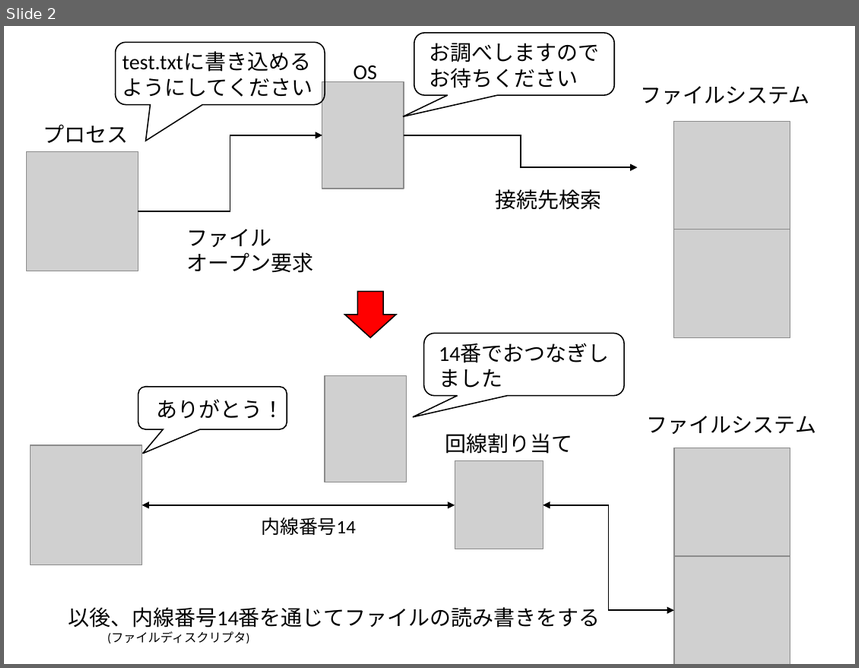
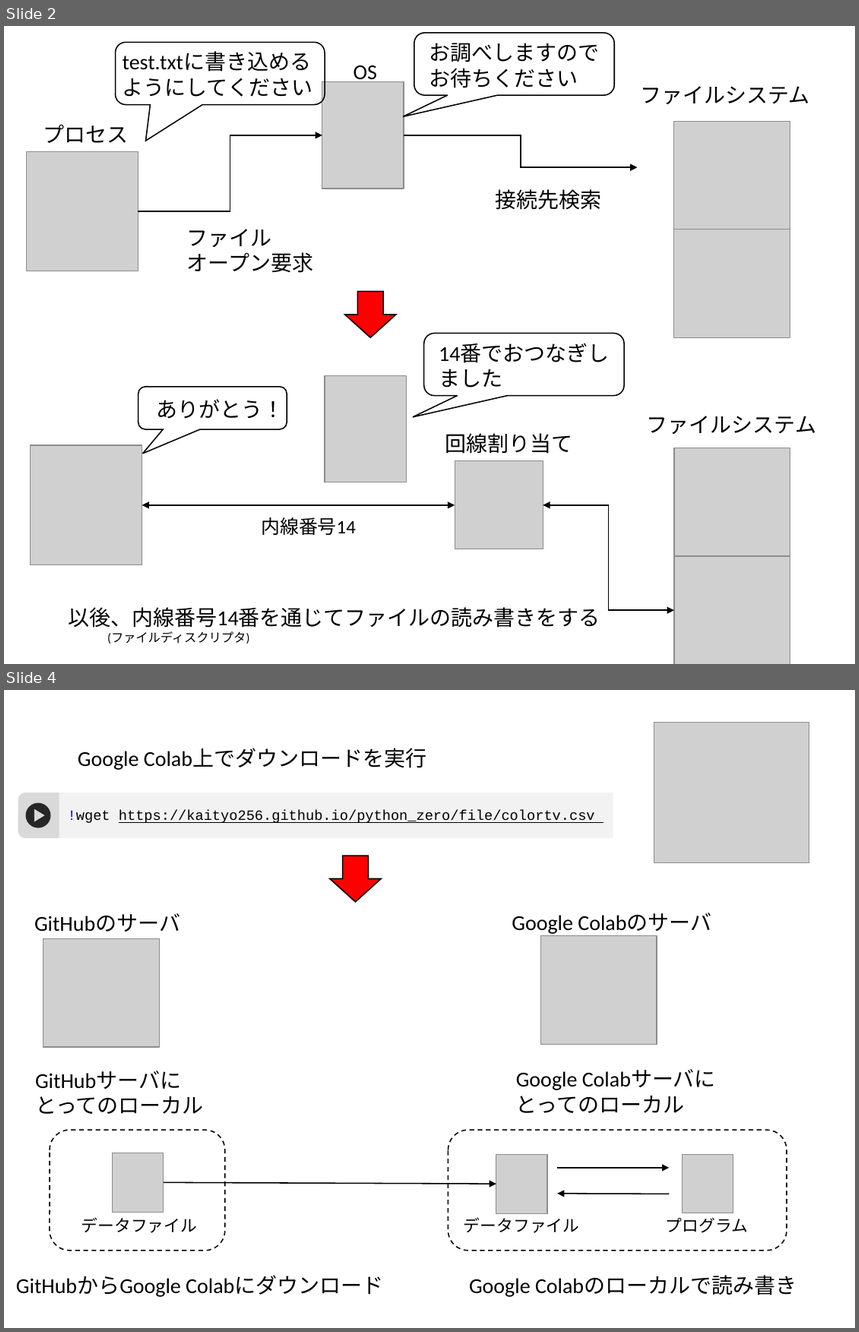
Before and after one commit to kaityo256/python_zero, a slide deck: file/fig/fig.pptx. Shown one above the other, each under a label of ours: slide 2 before the commit, slides 2 and 4 after it; the slides between them are not shown. The pictures are 859x668 and 859x1332 pixels, drawn with LibreOffice and Linux fonts; fonts in the diff are those of the drawing; grey boxes stand for pictures. Boxes give left, top, right and bottom in pixels: in the first picture for what was removed or moved away, otherwise in the second. Text is boxed around its words. In the diff, an @@ line names an element or a change of style, - is before the commit and + after.

```diff
--- a/file/fig/fig.pptx
+++ b/file/fig/fig.pptx
@@ slide 4 added at (x1=4, y1=690, x2=855, y2=1328), background #FFFFFF @@
@@ picture added at (x1=655, y1=723, x2=810, y2=863) @@
@@ text added at (x1=78, y1=749, x2=427, y2=770), 18 pt, text #000000 @@
+Google Colab上でダウンロードを実行
@@ rounded rectangle added at (x1=18, y1=793, x2=66, y2=839), fill #D9D9D9 @@
@@ ellipse added at (x1=25, y1=803, x2=50, y2=828), fill #262626 @@
@@ rectangle added at (x1=59, y1=793, x2=614, y2=839), fill #F2F2F2 @@
@@ triangle added at (x1=34, y1=809, x2=44, y2=821), fill #D9D9D9 @@
@@ text added at (x1=68, y1=810, x2=595, y2=823), 12 pt, text #000000, underline @@
+!wget https://kaityo256.github.io/python_zero/file/colortv.csv
@@ down arrow added at (x1=330, y1=856, x2=381, y2=902), fill #FF0000, outline #000000 1 pt @@
@@ text added at (x1=34, y1=913, x2=180, y2=932), 18 pt, text #000000 @@
+GitHubのサーバ
@@ text added at (x1=512, y1=913, x2=712, y2=934), 18 pt, text #000000 @@
+Google Colabのサーバ
@@ picture added at (x1=44, y1=939, x2=159, y2=1046) @@
@@ picture added at (x1=541, y1=936, x2=657, y2=1044) @@
@@ text added at (x1=35, y1=1071, x2=204, y2=1114), 18 pt, text #000000 @@
+GitHubサーバに
+とってのローカル
@@ text added at (x1=516, y1=1069, x2=716, y2=1113), 18 pt, text #000000 @@
+Google Colabサーバに
+とってのローカル
@@ rounded rectangle added at (x1=50, y1=1130, x2=225, y2=1251), outline #000000 1 pt dashed @@
@@ rounded rectangle added at (x1=449, y1=1130, x2=787, y2=1251), outline #000000 1 pt dashed @@
@@ picture added at (x1=112, y1=1153, x2=163, y2=1213) @@
@@ picture added at (x1=496, y1=1155, x2=547, y2=1214) @@
@@ arrow added from (557, 1168) to (670, 1168), #000000 1 pt @@
@@ picture added at (x1=683, y1=1155, x2=734, y2=1214) @@
@@ arrow added from (163, 1182) to (496, 1185), #000000 1 pt @@
@@ arrow added from (670, 1194) to (557, 1194), #000000 1 pt @@
@@ text added at (x1=82, y1=1217, x2=198, y2=1233), 14 pt, text #000000 @@
+データファイル
@@ text added at (x1=464, y1=1217, x2=580, y2=1233), 14 pt, text #000000 @@
+データファイル
@@ text added at (x1=666, y1=1218, x2=748, y2=1233), 14 pt, text #000000 @@
+プログラム
@@ text added at (x1=16, y1=1276, x2=383, y2=1297), 18 pt, text #000000 @@
+GitHubからGoogle Colabにダウンロード
@@ text added at (x1=469, y1=1276, x2=797, y2=1297), 18 pt, text #000000 @@
+Google Colabのローカルで読み書き
```
Also in this commit, not shown: 1 other slide added, 1 slide removed, 2 other files.
